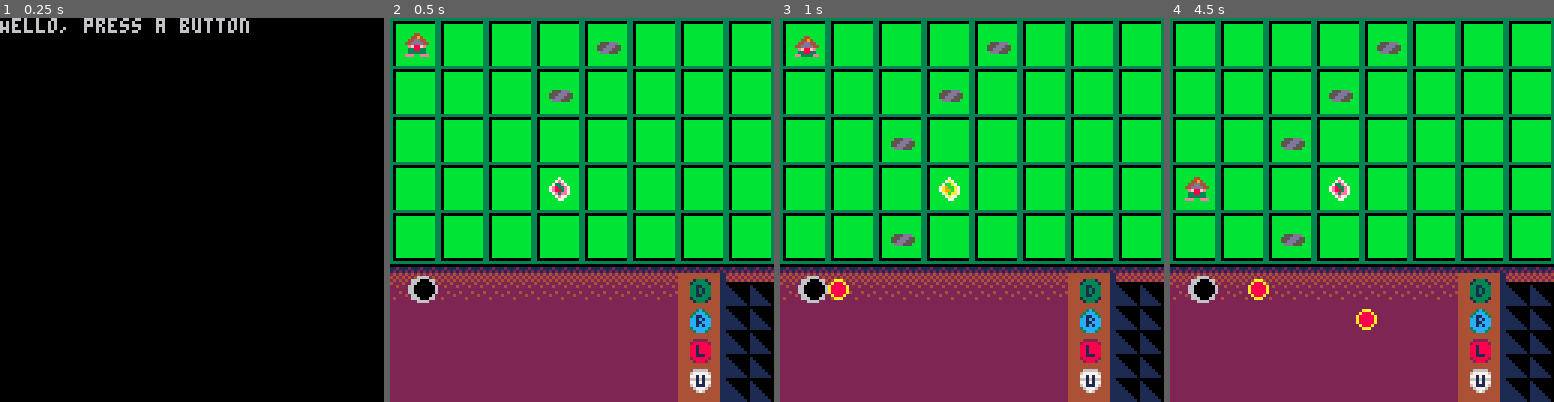
Above: before the commit, frames 1-4 (left to right).
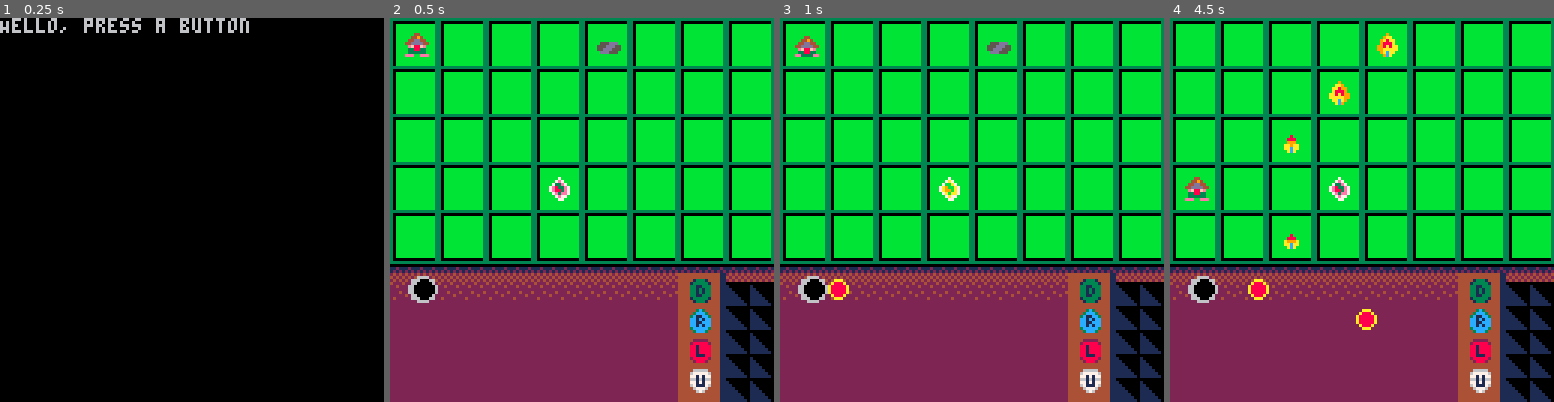
Above: after the commit, the same moments.

Repository: ThomasScheibelhut/tapped
Game: PICO-8 cartridge tapped.p8
Two runs of this game, one before a commit and one after it. Both use one fixed random seed, a clock stepped at 60 frames per second and the inputs below.
Inputs:
- Up to frame 1 (0.25 s): no input
- Up to frame 2 (0.5 s): tap O (Z key) at 0.33 s
- Up to frame 3 (1 s): tap O (Z key) at 0.7 s
- Up to frame 4 (4.5 s): tap O (Z key) at 1.43, 2.22, 3.1, 3.98 s; hold Down 2.42-2.82 s; hold Up 3.58-4.08 s

Frame 1 is identical in both runs. In frame 2, 0.2% of the frame differs, in the area x 41-48%, y 18-22%; in frame 3, 0.5%; in frame 4, 0.9%, in the area x 28-61%, y 3-61%.

Commit message:
fixed deepcopy bug and added sound

Diff:
--- a/board.lua
+++ b/board.lua
@@ -19,6 +19,8 @@
     local wiz = filterTable(items, function(x) return x.name == "wizard" end)[1]
     if checkMapCollision(wiz.row, wiz.column, "point") then
         del(items, searchTable(items, "name", "gem"))
+        sfx( 0, 0 )
+        spawnRate += flr(score/2)
         local randOpenSquare = getRandomOpenSquare()
         add(items, {
             row = randOpenSquare.row,
@@ -40,15 +42,16 @@
   end
 
   if #filterTable(items, function(x) return x.name == "flame" end) <= spawnRate then
-    local randOpenSquare = getRandomOpenSquare()
-    local stateTree = stateList.flame.spawn
-    add(items, {
-      row = randOpenSquare.row,
-      column = randOpenSquare.column,
-      name = "flame",
-      age = 0,
-      state = deepcopy(stateTree)
-    })
+    if flr(rnd(10)) == 1 then
+      local randOpenSquare = getRandomOpenSquare()
+      add(items, {
+        row = randOpenSquare.row,
+        column = randOpenSquare.column,
+        name = "flame",
+        age = 0,
+        state = deepcopy(stateList.flame.spawn)
+      })
+    end
   end
 end
 
--- a/main.lua
+++ b/main.lua
@@ -94,7 +94,7 @@
         type = "warning",
         name = "spawn",
         next = "start",
-        loop = 25,
+        loop = 5,
         animation = {
           {name = "flameSpawn1", lifeTime = 4},
           {name = "flameSpawn2", lifeTime = 8},
@@ -116,7 +116,7 @@
         type = "enemy",
         name = "idle",
         next = "despawn",
-        loop = 30,
+        loop = 8,
         animation = {
           {name = "flameIdle1", lifeTime = 7 + rnd(3)},
           {name = "flameIdle2", lifeTime = 17 + rnd(3)},
@@ -234,7 +234,7 @@
       if item.state.animation then
         if item.age > item.state.animation[#item.state.animation].lifeTime then
           if item.state.loop == 0 then
-            item.state = stateList[item.name][item.state.next]
+            item.state = deepcopy(stateList[item.name][item.state.next])
           else
             item.state.loop -= 1
           end
Not shown, changed: the sound effects (__sfx__) section of tapped.p8
